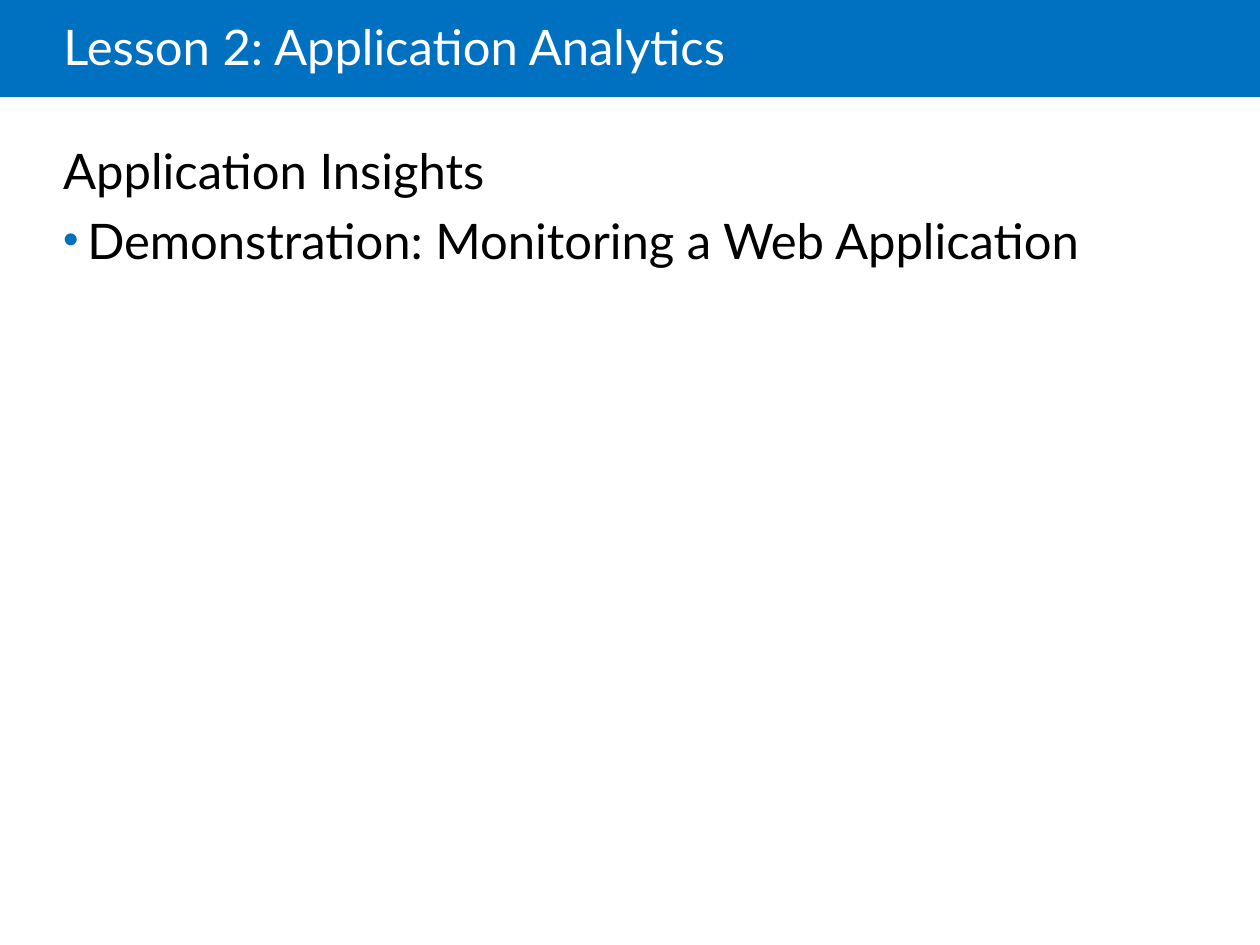
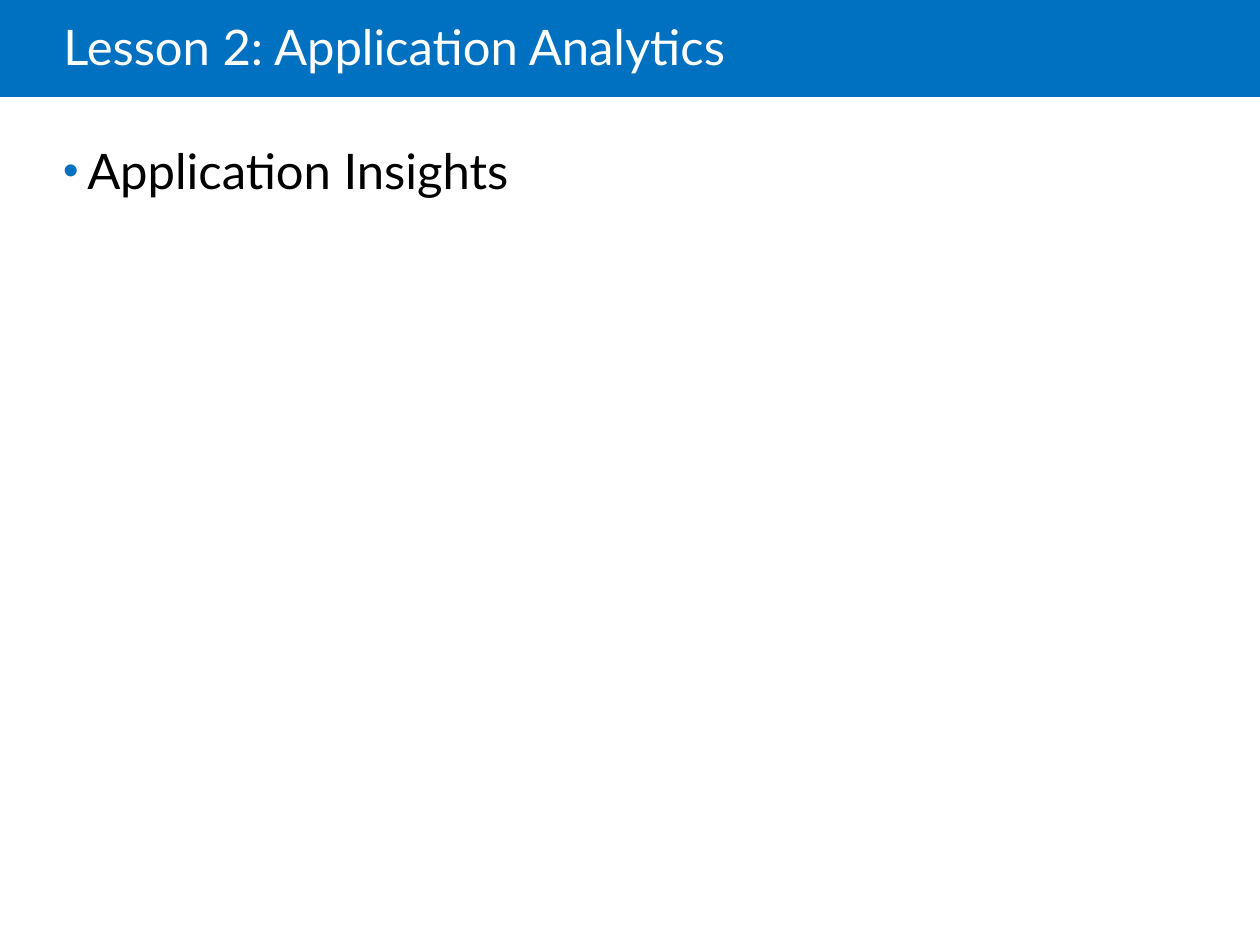
Before and after one commit to LarsKjeldsen/Kursus-az203, a slide deck: slide 16 of Powerpoints/20532C-05_Designing Cloud Applications for Resiliency.pptx (slide 14 before the commit). Drawn at 1260x945 pixels with LibreOffice and Linux fonts; fonts in the diff are those of the drawing. Boxes give left, top, right and bottom in pixels: in the first picture for what was removed or moved away, otherwise in the second. Text is boxed around its words. In the diff, an @@ line names an element or a change of style, - is before the commit and + after.

```diff
--- a/Powerpoints/20532C-05_Designing Cloud Applications for Resiliency.pptx
+++ b/Powerpoints/20532C-05_Designing Cloud Applications for Resiliency.pptx
@@ text at bbox=[87, 153, 509, 198]: text changed @@
-• Application Insights
-  Demonstration: Monitoring a Web Application
+• Application Insights
```
Also in this commit, not shown: 1 other slide changed, 2 slides added.
